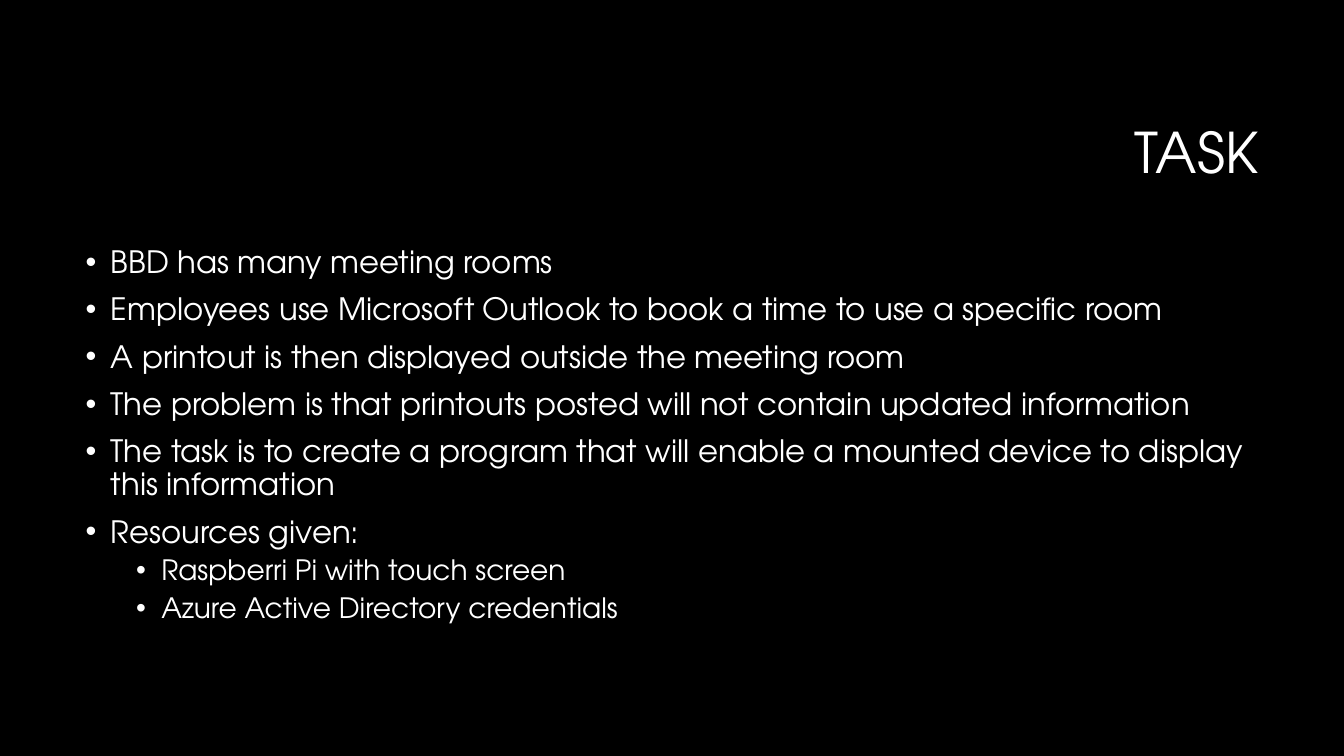
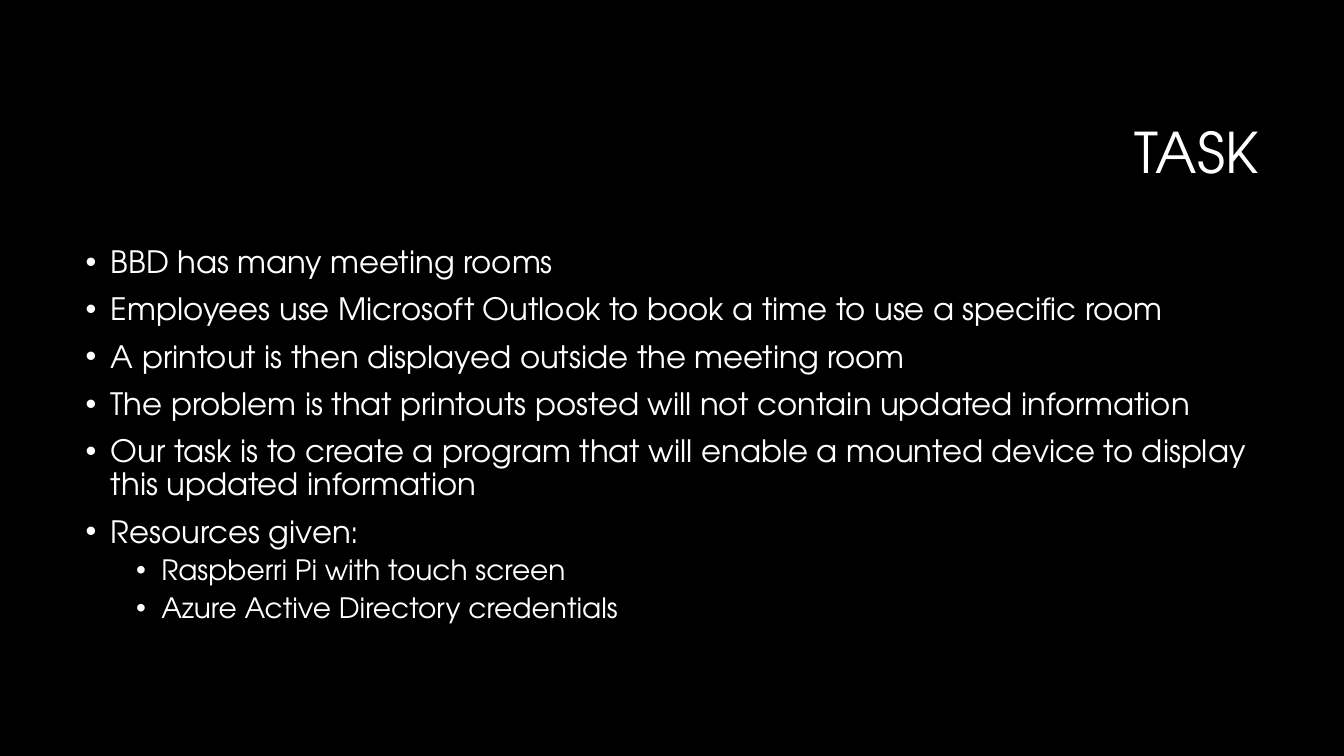
Before and after one commit to RobBas666/SlotMachineF, a slide deck: slide 3 of Presentation.pptx. Drawn at 1344x756 pixels with LibreOffice and Linux fonts; fonts in the diff are those of the drawing; background and template pictures are left out. Boxes give left, top, right and bottom in pixels: in the first picture for what was removed or moved away, otherwise in the second. Text is boxed around its words. In the diff, an @@ line names an element or a change of style, - is before the commit and + after.

Commit message:
Updated presentation

```diff
--- a/Presentation.pptx
+++ b/Presentation.pptx
@@ text at (111,439,1246,501): text changed @@
-• The task is to create a program that will enable a mounted device to display this information
+• Our task is to create a program that will enable a mounted device to display this updated information
```
Also in this commit, not shown: 6 other slides changed, 1 slide added.
